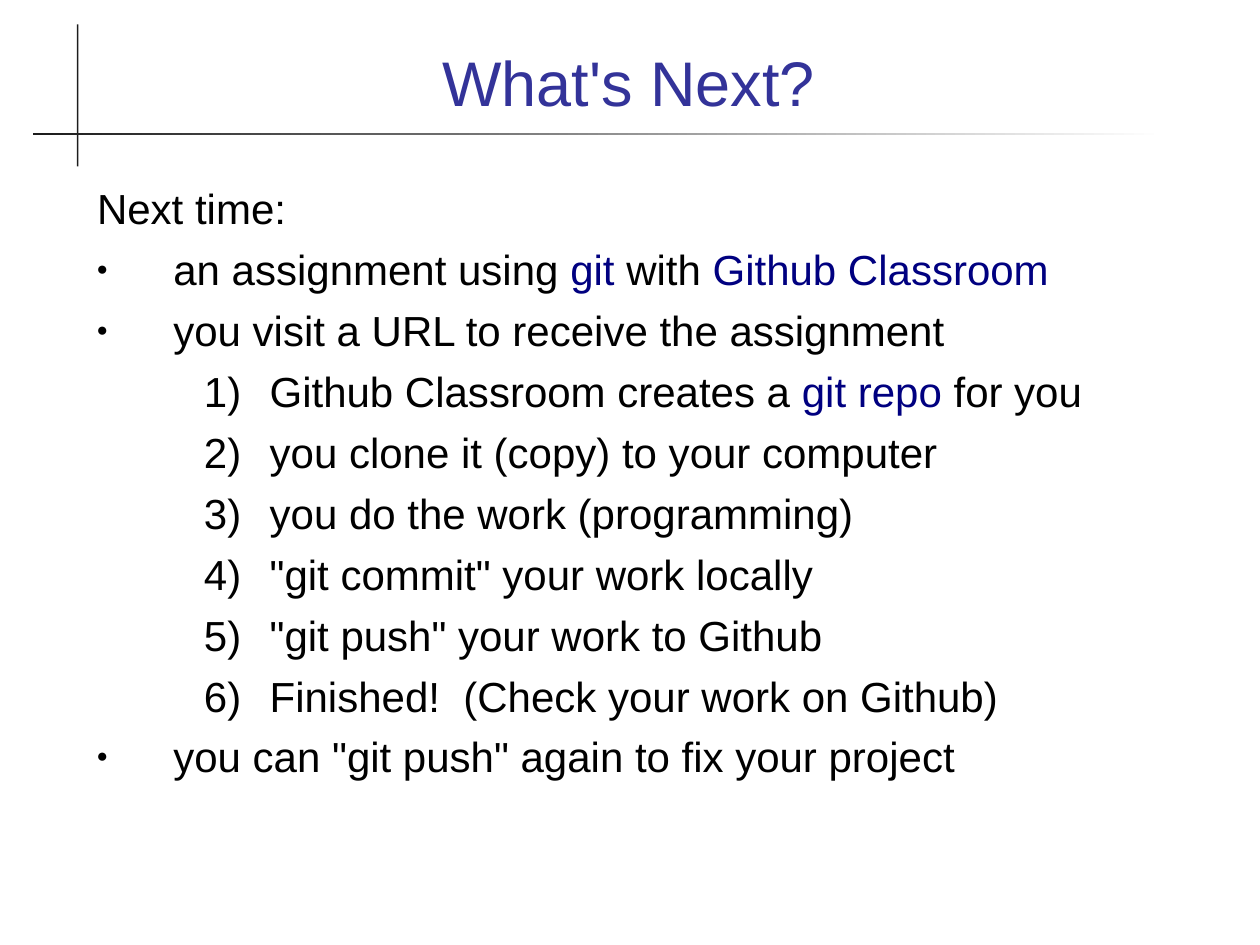
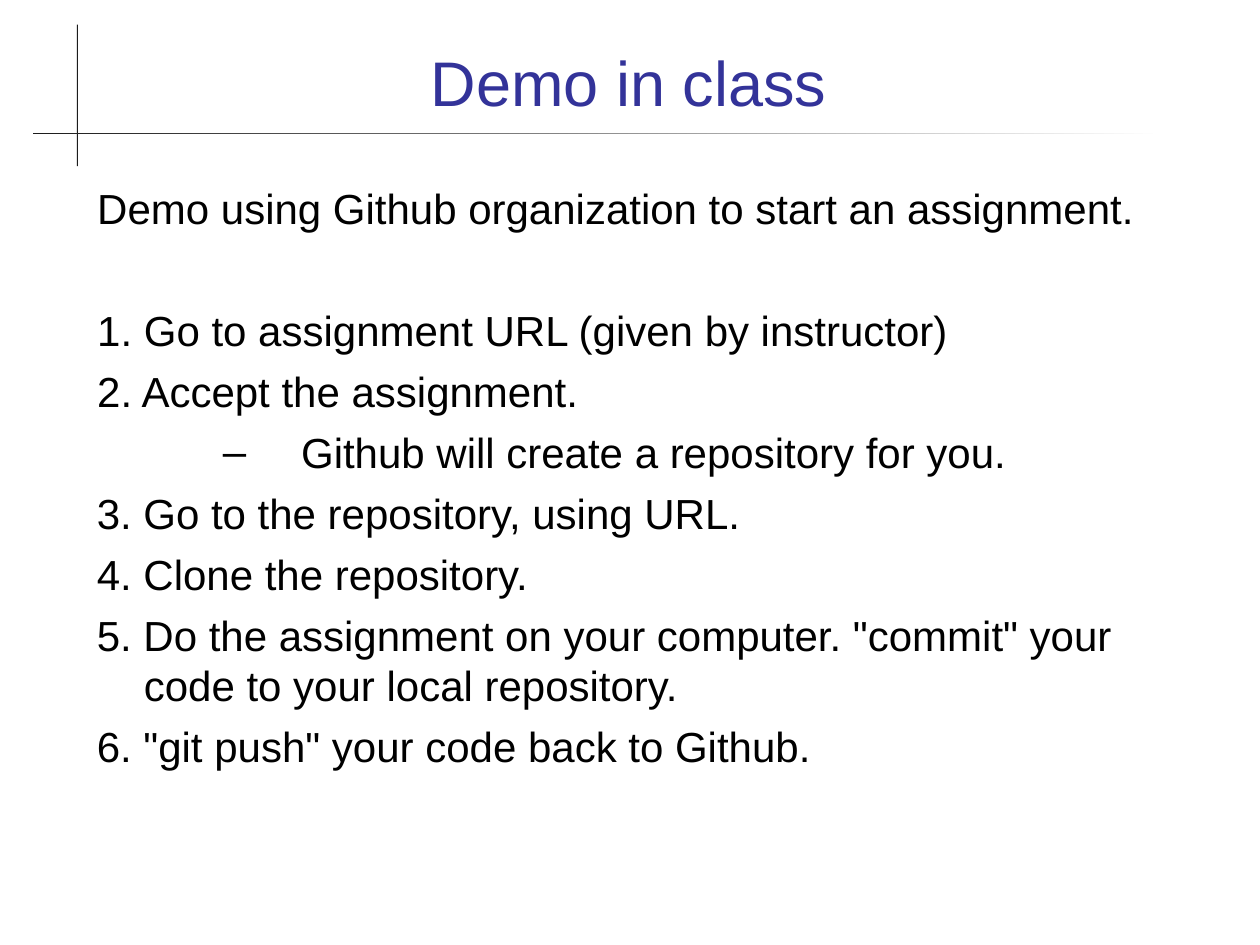
Before and after one commit to cpske/programming1, a slide deck: slide 7 of git/Github-Organization.ppt (slide 9 before the commit). Drawn at 1260x945 pixels with LibreOffice and Linux fonts; fonts in the diff are those of the drawing. Boxes give left, top, right and bottom in pixels: in the first picture for what was removed or moved away, otherwise in the second. Text is boxed around its words. In the diff, an @@ line names an element or a change of style, - is before the commit and + after.

```diff
--- a/git/Github-Organization.ppt
+++ b/git/Github-Organization.ppt
@@ title at box(431, 60, 827, 107): text changed @@
-What's Next?
+Demo in class
@@ text at box(97, 193, 1133, 770): text changed @@
-Next time:
-● an assignment using git with Github Classroom
-● you visit a URL to receive the assignment
-  1) Github Classroom creates a git repo for you
-  2) you clone it (copy) to your computer
-  3) you do the work (programming)
-  4) "git commit" your work locally
-  5) "git push" your work to Github
-  6) Finished! (Check your work on Github)
-● you can "git push" again to fix your project
+Demo using Github organization to start an assignment.
+1. Go to assignment URL (given by instructor)
+2. Accept the assignment.
+  – Github will create a repository for you.
+3. Go to the repository, using URL.
+4. Clone the repository.
+5. Do the assignment on your computer. "commit" your code to your local repository.
+6. "git push" your code back to Github.
```
Also in this commit, not shown: 5 other slides changed, 2 slides removed, 8 other files.
